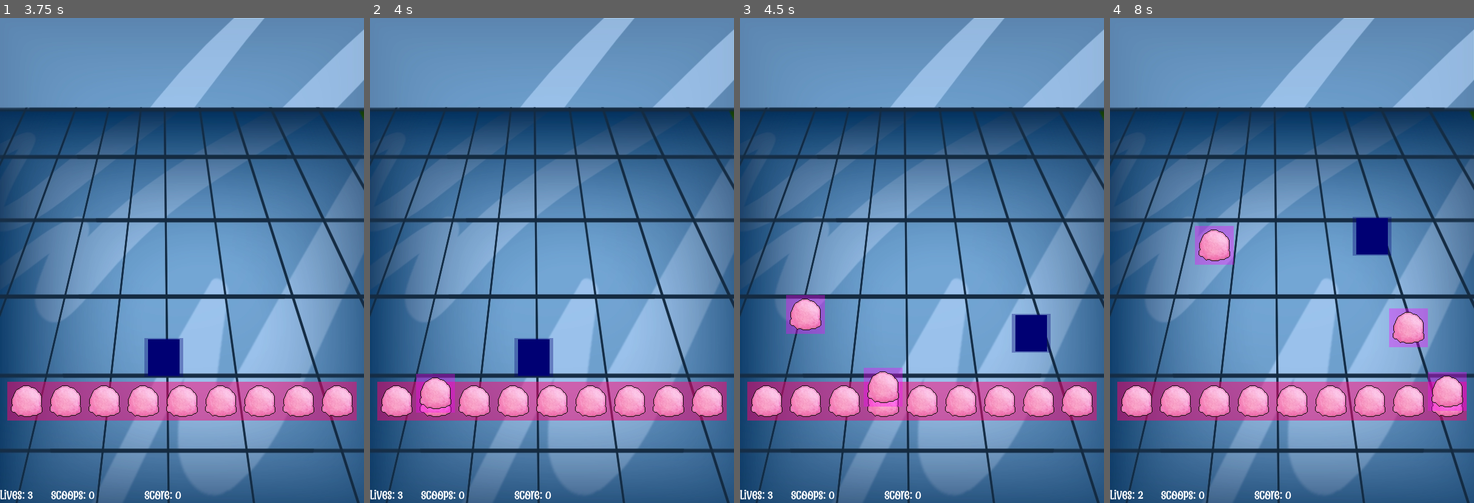
Above: before the commit, frames 1-4 (left to right).
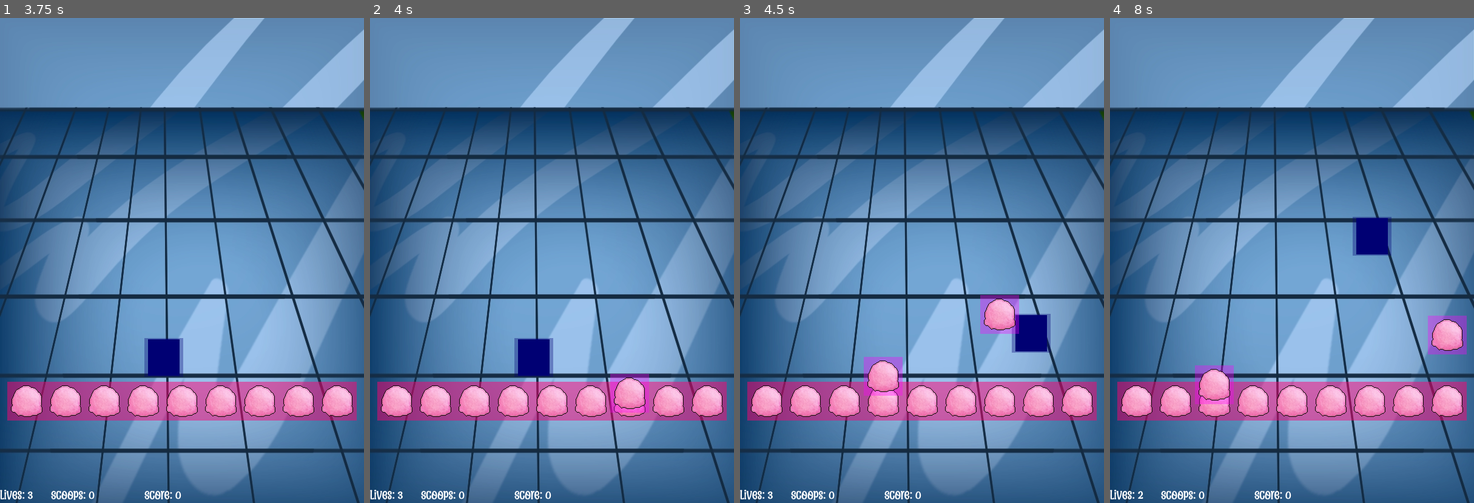
Above: after the commit, the same moments.

Repository: pjpollina/neo-icecream
Game: Godot game, scene res://game_objects/main_menu.tscn
Two runs of this game, one before a commit and one after it. Both use one fixed random seed, a clock stepped at 60 frames per second and the inputs below. Sound files missing from this copy of the repository are replaced by a short silence.
Inputs (mouse positions are in pixels of both pictures, inside the frame that each line leads up to):
- Up to frame 1 (3.75 s): click "Start Game" at 0.5 s; move the mouse to (262, 236) at 1.27 s; click (262, 236) at 1.42 s; tap Enter at 2, 3.5 s; move the mouse to (109, 284) at 2.02 s; click (109, 284) at 2.17 s; tap Space at 2.75 s; move the mouse to (218, 153) at 2.77 s; click (218, 153) at 2.92 s; move the mouse to (163, 357) at 3.52 s; click (163, 357) at 3.67 s
- Up to frame 2 (4 s): no input
- Up to frame 3 (4.5 s): move the mouse to (1031, 333) at 4.27 s; click (1031, 333) at 4.42 s
- Up to frame 4 (8 s): move the mouse to (1182, 187) at 5.02 s; click (1182, 187) at 5.17 s; move the mouse to (1310, 260) at 5.77 s; click (1310, 260) at 5.92 s; tap Space at 6.5 s; move the mouse to (1237, 139) at 6.52 s; click (1237, 139) at 6.67 s; move the mouse to (1372, 236) at 7.27 s; click (1372, 236) at 7.42 s

Frame 1 is identical in both runs. In frame 2, 1.4% of the frame differs, in the area x 12-77%, y 73-82%; in frame 3, 2.5%; in frame 4, 4.1%, in the area x 23-98%, y 42-81%.

Commit message:
Finished flattening game scene, will deal with concequences tomorrow

Diff:
--- a/game_objects/game.gd
+++ b/game_objects/game.gd
@@ -15,17 +15,20 @@
   $StatusMenu/Score.text = "Score: %d" % score
   $StatusMenu/Scoops.text = "Scoops: %d" % dodges
 
-func _process(_delta):
+func _process(delta):
   $Player.position = $Player.get_global_mouse_position()
   $Player.translate(Vector2(-32, -32))
   $Player.position.x = clamp($Player.position.x, 0, 600-64)
   $Player.position.y = clamp($Player.position.y, 0, 600-64)
   $BonusPopup/Text.modulate.a = $BonusPopup/Timer.time_left
 
+  if loading: process_loader(delta)
+  else: process_shooter(delta)
+
 # Called when player is hit
 func _on_player_area_entered(area):
   if area as Scoop:
-    $Shooter.clear_shots()
+    clear_shots()
     lives -= 1
     Audio.play_sfx("splatter")
 
@@ -47,10 +50,6 @@
   $StatusMenu/Score.text = "Score: %d" % score
   $StatusMenu/Scoops.text = "Scoops: %d" % dodges
 
-func _on_load_sequence_donezo():
-  $LevelPopup.show()
-  Audio.play_sfx("ui_popup_show")
-
 func _on_timer_timeout():
   $BonusPopup/Timer.stop()
 
@@ -58,4 +57,83 @@
   if event as InputEventMouseButton:
     $LevelPopup.hide()
     Audio.play_sfx("ui_popup_hide")
-    $Shooter.prepare()
+    prepare()
+
+const scoop = preload("res://game_objects/scoop.tscn")
+
+var firerate: float = 0.25  # Base time in seconds between shots
+var cooldown: float = -999  # Delta timer
+var last_shot: int = -1     # Most recent firing position
+
+# Where the magic happens
+func process_shooter(delta):
+  # Update the cooldown timer
+  cooldown += delta
+
+  # Where the fun begins
+  if cooldown > firerate:
+    cooldown = 0.0 + randf_range(-0.5, 0.0) # Slightly randomized
+
+    # Randomly choose which position to fire from
+    var pos = randi_range(0, 8)
+
+    # Skip firing this cycle if it would repeat the previous position
+    if pos == last_shot:
+      last_shot = -1
+      return
+    else:
+      last_shot = pos
+
+    # Create the shot instance
+    var shot = scoop.instantiate()
+    shot.prepare(1.0, Scoop.Flavor.Strawberry)
+
+    # Put the shot in the right spot
+    shot.position = $Shooter/Positions.get_point_position(pos)
+    shot.translate($Shooter.position)
+
+    # FIRE!!!
+    $Shooter/ShotHolder.add_child(shot)
+
+# Called to start and/or reset the shooter
+func prepare() -> void:
+  firerate  = 0.25
+  cooldown  = -1.5
+  last_shot = -1
+
+# Remove all shot instances from the holder
+func clear_shots() -> void:
+  for child in $Shooter/ShotHolder.get_children():
+    child.queue_free()
+  prepare()
+
+var index: int = 0
+var loading: bool = true
+
+var load_firerate: float = 0.1  # Cooldown between loads
+var load_cooldown: float = 0.0  # Delta timer
+
+func process_loader(delta):
+  # Update the cooldown timer
+  load_cooldown += delta
+
+  # Where the fun begins
+  if load_cooldown > load_firerate:
+    load_cooldown = 0.0
+
+    if(index >= $Shooter/Positions.points.size()):
+      loading = false
+      $LevelPopup.show()
+      Audio.play_sfx("ui_popup_show")
+      return
+
+    var sprite = $Shooter/LoadSequence/Sprite.duplicate()
+    #sprite.texture = $Sprite.texture
+    sprite.position = $Shooter/Positions.points[index]
+    #sprite.translate(get_parent().position)
+    $Shooter/Scoops.add_child(sprite)
+    sprite.show()
+
+    # Play the sound
+    Audio.play_sfx("loading_cone", 0.1)
+    index += 1
--- a/game_objects/game.tscn
+++ b/game_objects/game.tscn
@@ -1,8 +1,8 @@
-[gd_scene load_steps=8 format=3 uid="uid://1ejqjyno13gk"]
+[gd_scene load_steps=9 format=3 uid="uid://1ejqjyno13gk"]
 
 [ext_resource type="Script" path="res://game_objects/game.gd" id="1_sqkp8"]
 [ext_resource type="Texture2D" uid="uid://puu7tsir00m3" path="res://assets/background.webp" id="2_db4bk"]
-[ext_resource type="PackedScene" path="res://game_objects/shooter.tscn" id="4_rencn"]
+[ext_resource type="Texture2D" uid="uid://d28twtgr684hw" path="res://assets/sprites/scoops.webp" id="3_bj50m"]
 
 [sub_resource type="PlaceholderTexture2D" id="PlaceholderTexture2D_5w8oi"]
 size = Vector2(64, 64)
@@ -13,6 +13,9 @@
 [sub_resource type="CapsuleShape2D" id="CapsuleShape2D_y3pws"]
 radius = 26.0
 height = 60.0
+
+[sub_resource type="PlaceholderTexture2D" id="PlaceholderTexture2D_4g51o"]
+size = Vector2(576, 64)
 
 [sub_resource type="PlaceholderTexture2D" id="PlaceholderTexture2D_ubhh4"]
 
@@ -44,7 +47,31 @@
 debug_color = Color(0.992157, 0, 0.247059, 0.419608)
 metadata/_edit_lock_ = true
 
-[node name="Shooter" parent="." instance=ExtResource("4_rencn")]
+[node name="Shooter" type="Node2D" parent="."]
+position = Vector2(12, 600)
+
+[node name="Positions" type="Line2D" parent="Shooter"]
+points = PackedVector2Array(0, 0, 64, 0, 128, 0, 192, 0, 256, 0, 320, 0, 384, 0, 448, 0, 512, 0)
+width = 0.0
+
+[node name="ShotHolder" type="Node" parent="Shooter"]
+
+[node name="DebugVisual" type="Sprite2D" parent="Shooter"]
+self_modulate = Color(1, 0.717647, 0.443137, 0.498039)
+show_behind_parent = true
+texture = SubResource("PlaceholderTexture2D_4g51o")
+centered = false
+
+[node name="LoadSequence" type="Node" parent="Shooter"]
+
+[node name="Sprite" type="Sprite2D" parent="Shooter/LoadSequence"]
+visible = false
+texture = ExtResource("3_bj50m")
+centered = false
+region_enabled = true
+region_rect = Rect2(0, 0, 64, 64)
+
+[node name="Scoops" type="CanvasGroup" parent="Shooter"]
 
 [node name="StatusMenu" type="HBoxContainer" parent="."]
 anchors_preset = 2
@@ -129,9 +156,5 @@
 texture = SubResource("PlaceholderTexture2D_ubhh4")
 
 [connection signal="area_entered" from="Player" to="." method="_on_player_area_entered"]
-[connection signal="area_entered" from="Player" to="Player" method="_on_area_entered" flags=18]
-[connection signal="donezo" from="Shooter/LoadSequence" to="." method="_on_load_sequence_donezo"]
 [connection signal="timeout" from="BonusPopup/Timer" to="." method="_on_timer_timeout"]
 [connection signal="gui_input" from="LevelPopup" to="." method="_on_level_popup_gui_input"]
-
-[editable path="Shooter"]
--- a/game_objects/load_sequence.gd
+++ /dev/null
@@ -1,33 +0,0 @@
-extends Node
-
-signal donezo
-
-@onready var points = get_parent().get_node("Positions").points
-var index: int = 0
-
-var firerate: float = 0.1  # Cooldown between loads
-var cooldown: float = 0.0  # Delta timer
-
-func _process(delta):
-  # Update the cooldown timer
-  cooldown += delta
-
-  # Where the fun begins
-  if cooldown > firerate:
-    cooldown = 0.0
-
-    if(index >= points.size()):
-      donezo.emit()
-      queue_free()
-      return
-
-    var sprite = $Sprite.duplicate()
-    #sprite.texture = $Sprite.texture
-    sprite.position = points[index]
-    #sprite.translate(get_parent().position)
-    get_parent().get_node("Scoops").add_child(sprite)
-    sprite.show()
-
-    # Play the sound
-    Audio.play_sfx("loading_cone", 0.1)
-    index += 1
--- a/game_objects/shooter.gd
+++ /dev/null
@@ -1,58 +0,0 @@
-## Scoop shooter class
-extends Node2D
-
-const scoop = preload("res://game_objects/scoop.tscn")
-
-var firerate: float = 0.25  # Base time in seconds between shots
-var cooldown: float = -999  # Delta timer
-var last_shot: int = -1     # Most recent firing position
-
-# Initialize the shooter
-func _ready():
-  pass
-
-# Where the magic happens
-func _process(delta):
-  # Update the cooldown timer
-  cooldown += delta
-
-  # Where the fun begins
-  if cooldown > firerate:
-    cooldown = 0.0 + randf_range(-0.5, 0.0) # Slightly randomized
-
-    # Randomly choose which position to fire from
-    var pos = randi_range(0, 8)
-
-    # Skip firing this cycle if it would repeat the previous position
-    if pos == last_shot:
-      last_shot = -1
-      return
-    else:
-      last_shot = pos
-
-    # Create the shot instance
-    var shot = scoop.instantiate()
-    shot.prepare(1.0, Scoop.Flavor.Strawberry)
-
-    # Put the shot in the right spot
-    shot.position = $Positions.get_point_position(pos)
-    shot.translate(position)
-
-    # FIRE!!!
-    $ShotHolder.add_child(shot)
-
-# Called to start and/or reset the shooter
-func prepare() -> void:
-  firerate  = 0.25
-  cooldown  = -1.5
-  last_shot = -1
-
-# Remove all shot instances from the holder
-func clear_shots() -> void:
-  for child in $ShotHolder.get_children():
-    child.queue_free()
-  prepare()
-
-# Prevents crash when testing scene
-func _on_scoop_outta_here() -> void:
-  pass
--- a/game_objects/shooter.tscn
+++ /dev/null
@@ -1,36 +0,0 @@
-[gd_scene load_steps=5 format=3]
-
-[ext_resource type="Script" path="res://game_objects/shooter.gd" id="1_7ky70"]
-[ext_resource type="Script" path="res://game_objects/load_sequence.gd" id="2_f28tr"]
-[ext_resource type="Texture2D" uid="uid://d28twtgr684hw" path="res://assets/sprites/scoops.webp" id="4_8tl81"]
-
-[sub_resource type="PlaceholderTexture2D" id="PlaceholderTexture2D_4g51o"]
-size = Vector2(576, 64)
-
-[node name="Shooter" type="Node2D"]
-position = Vector2(12, 600)
-script = ExtResource("1_7ky70")
-
-[node name="Positions" type="Line2D" parent="."]
-points = PackedVector2Array(0, 0, 64, 0, 128, 0, 192, 0, 256, 0, 320, 0, 384, 0, 448, 0, 512, 0)
-width = 0.0
-
-[node name="ShotHolder" type="Node" parent="."]
-
-[node name="DebugVisual" type="Sprite2D" parent="."]
-self_modulate = Color(1, 0.717647, 0.443137, 0.498039)
-show_behind_parent = true
-texture = SubResource("PlaceholderTexture2D_4g51o")
-centered = false
-
-[node name="LoadSequence" type="Node" parent="."]
-script = ExtResource("2_f28tr")
-
-[node name="Sprite" type="Sprite2D" parent="LoadSequence"]
-visible = false
-texture = ExtResource("4_8tl81")
-centered = false
-region_enabled = true
-region_rect = Rect2(0, 0, 64, 64)
-
-[node name="Scoops" type="CanvasGroup" parent="."]
